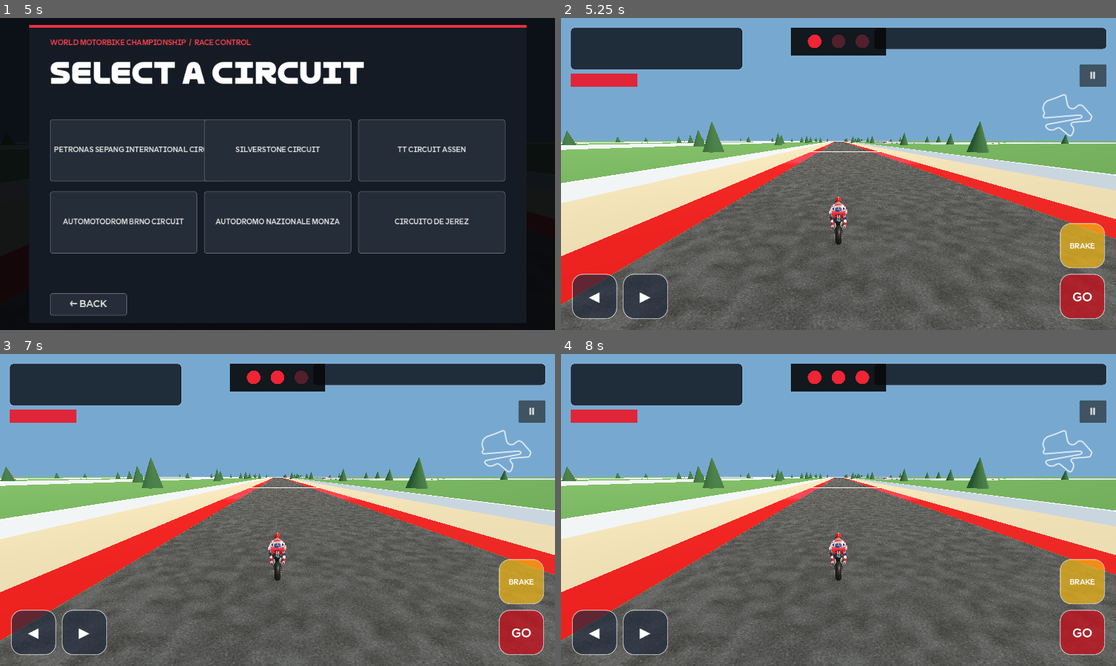
Above: before the commit, frames 1-4 (two rows, left to right).
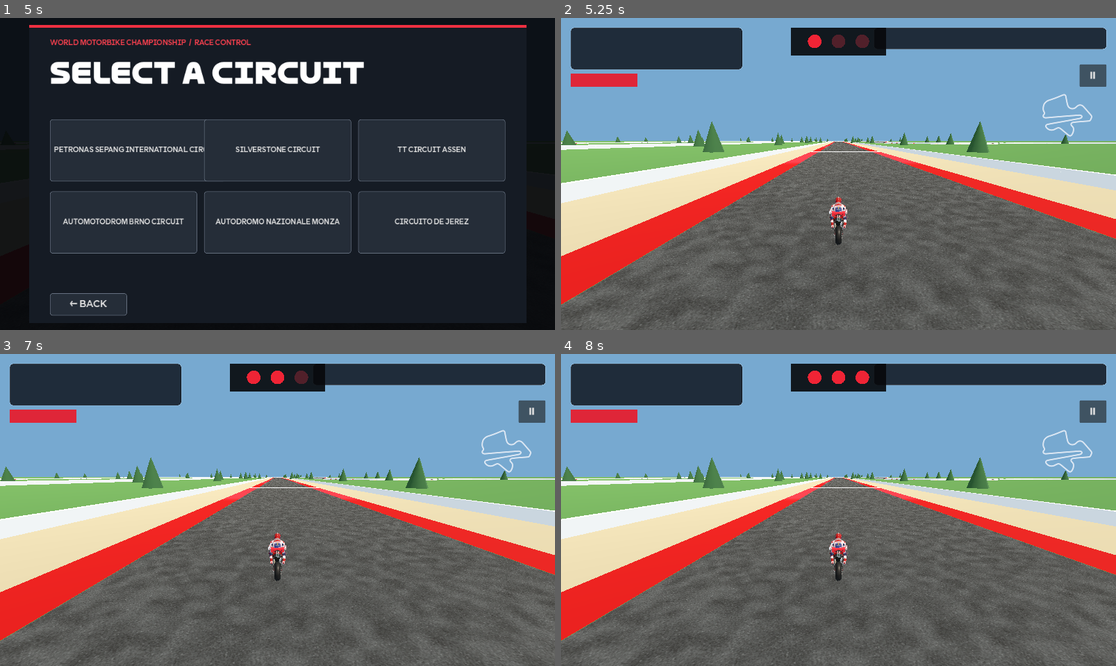
Above: after the commit, the same moments.

Repository: Ahad00010/WMC
Game: Godot game, scene res://scenes/Race.tscn
Two runs of this game, one before a commit and one after it. Both use one fixed random seed, a clock stepped at 60 frames per second and the inputs below.
Inputs (mouse positions are in pixels of both pictures, inside the frame that each line leads up to):
- Up to frame 1 (5 s): click "PLAY →" at 0.5 s; click "PRACTICE →" at 1.25 s; click "1x" at 2 s; click "FILL GRID WITH 9 AI RIDERS" at 2.75 s; click "3x" at 3.5 s; click "CHOOSE CIRCUIT →" at 4.25 s
- Up to frame 2 (5.25 s): click "PETRONAS SEPANG INTERNATIONAL…" at 5 s
- Up to frame 3 (7 s): click "Ⅱ" at 5.75 s; click "RESUME" at 6.5 s
- Up to frame 4 (8 s): tap Enter at 7.25 s; move the mouse to (960, 494) at 7.27 s; hold D from 7.28 s (still down); tap R at 7.35 s; click (960, 494) at 7.42 s; tap Space at 7.52 s

Frame 1 is identical in both runs. In frame 2, 4.4% of the frame differs, in the area x 2-98%, y 65-97%; in frame 3, 4.4%; in frame 4, 4.4%.

Commit message:
Show touch driving controls only on mobile
Co-authored-by: arena-agent <297053741+arena-agent@users.noreply.github.com>

Diff:
--- a/native-rebuild/scripts/ui/race_hud.gd
+++ b/native-rebuild/scripts/ui/race_hud.gd
@@ -59,6 +59,7 @@
 	add_child(lights)
 	touch_controls = WmcTouchControls.new()
 	add_child(touch_controls)
+	touch_controls.visible = OS.has_feature("mobile")
 	resized.connect(_layout)
 	call_deferred("_layout")
 
